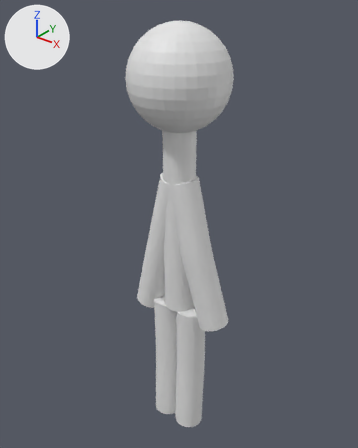
What one commit did to the FBX model Assets/Models/Stickman.fbx.
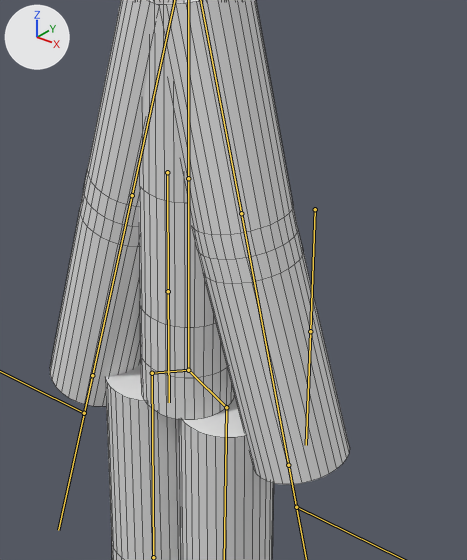
Old and new are each drawn whole from a 50 mm camera at (3.55, -4.44, 2.96) aimed at (-0.1, 0.12, 0.13) and again close up on the part from 34% to 74% of the width and 41% to 79% of the height. Arrows for +X, +Y and +Z are at upper left; the lights stay in place. Both versions are drawn at frame 1 of the action 'Armature|Idle'; the numbers are the values there. The bones that bend it are drawn over the model as lines in the close-ups. The close-ups show mesh edges as thin lines.
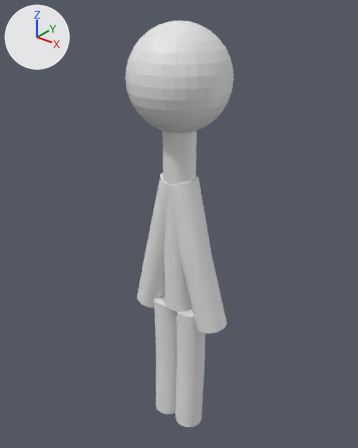
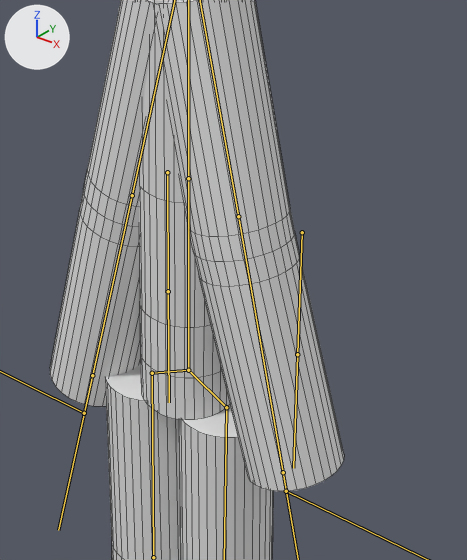
What the commit changed:
Bone 'UpArmL' (bone_uparml) turns from (-92, 13, -99) to (-90, 14, -98) degrees about its own x, y and z.

Boxes [x1, y1, x2, y2] around the edits, measured in the close-ups (467 x 560 px):
'Cylinder', posed: before [50, 0, 350, 560]; after [50, 0, 344, 560]
